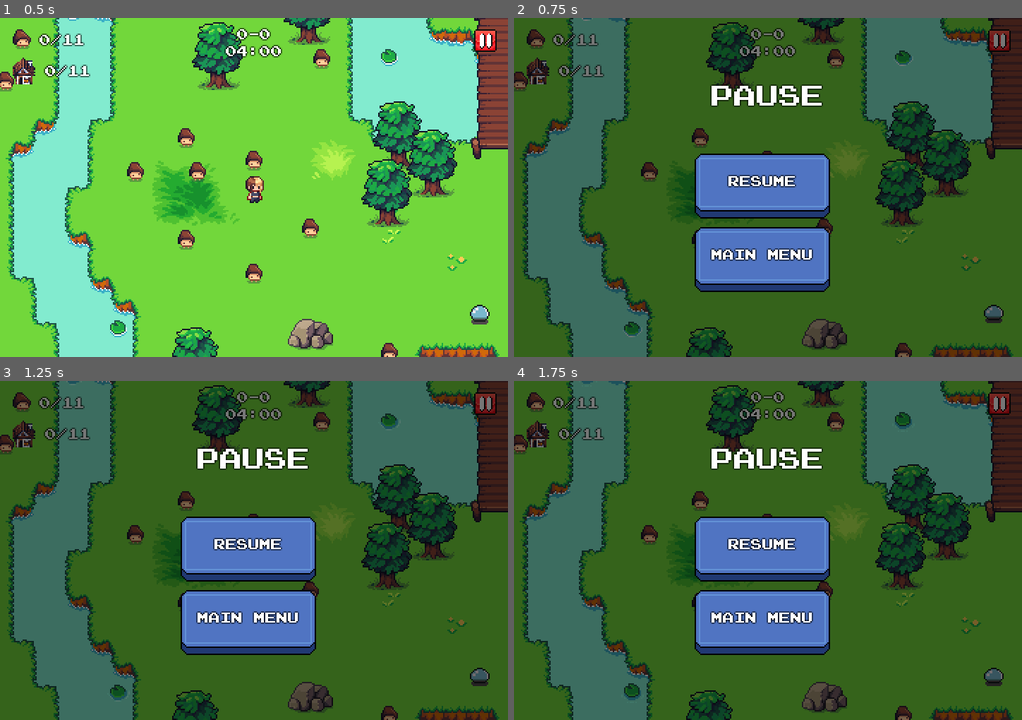
Above: before the commit, frames 1-4 (two rows, left to right).
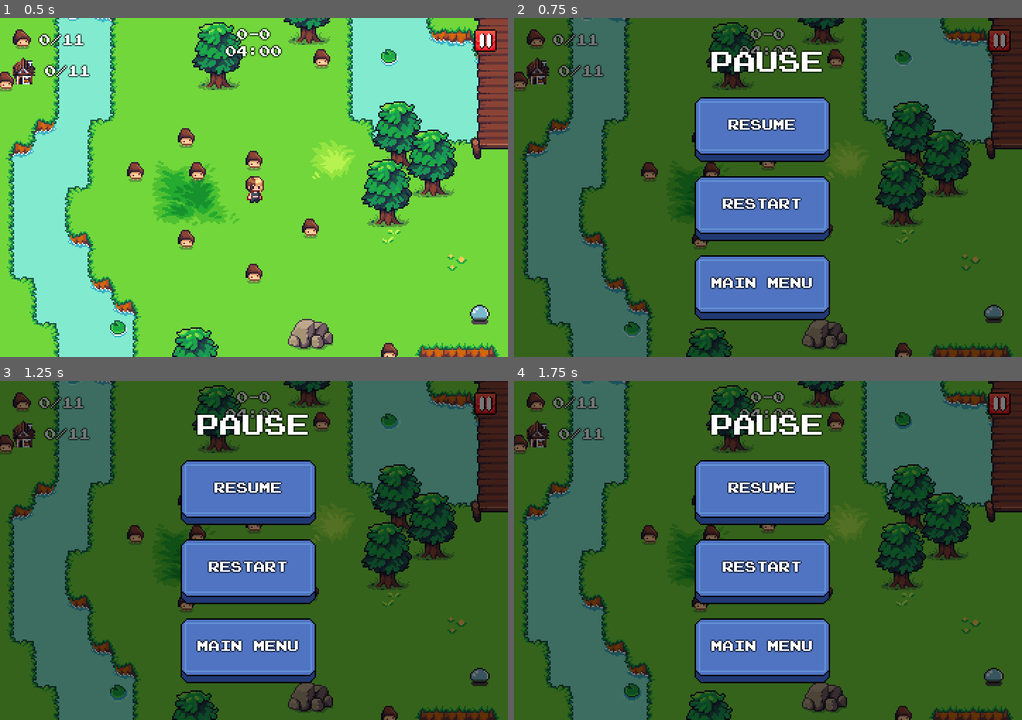
Above: after the commit, the same moments.

Repository: dmitrii-eremin/watch-your-step
Game: Godot game, scene res://scenes/world_scene.tscn
The game is run twice, just before and just after one commit, with the same random seed, the same clock (stepped at 60 frames per second) and the same inputs. This scene is started directly instead of the project's main scene. Sound files missing from this copy of the repository are replaced by a short silence.
Inputs (mouse positions are in pixels of both pictures, inside the frame that each line leads up to):
- Up to frame 1 (0.5 s): no input
- Up to frame 2 (0.75 s): click (1001, 41) at 0.5 s
- Up to frame 3 (1.25 s): no input
- Up to frame 4 (1.75 s): tap Enter (ui_accept) at 1.25, 1.52 s; move the mouse to (879, 533) at 1.27 s; hold Right (go_right) from 1.28 s (still down); hold F7 (look_at_whole_world) from 1.28 s (still down); click (879, 533) at 1.42 s

Frame 1 is identical in both runs. In frame 2, 16% of the frame differs, in the area x 35-63%, y 9-90%; in frame 3, 16%; in frame 4, 16%.
Error in both runs: Trying to assign value of type 'Nil' to a variable of type 'String'. (res://scenes/world_scene.gd:20)

Commit message:
added "restart" button

Diff:
--- a/lang.csv
+++ b/lang.csv
@@ -7,7 +7,8 @@
 MENU_AUTHORS_CONTENT,"Code and Idea:\n    Arctic Code Games\n\nArt and Music:\n    Free\n\nThanks for playing!\nI hope  …(269 unchanged characters)…
 MENU_SECRET_NPC,"I am not ready yet\nCome back later.","Я еще не готов,\nвозвращайся позже.","En ole vielä valmis,\nTule takaisin myöhemmin."
 PAUSE_TITLE,"PAUSE","ПАУЗА","TAUKO"
-PAUSE_RESUME,"RESUME","ПРОДОЛЖИТЬ","Jatka"
+PAUSE_RESUME,"RESUME","ПРОДОЛЖИТЬ","JATKA"
+PAUSE_RESTART,"RESTART","ЗАНОВО","UUDESTAAN"
 PAUSE_MAIN_MENU,"MAIN MENU","МЕНЮ","PÄÄVALIKKO"
 MUSHROOM_MOM_MESSAGE,"Oh no, all my\nmushrooms\nare lost. Could you\nplease help me\nto find them?","О нет, все мои\nгрибочки потерялись!\nТы поможешь мне\nнайти их?","Voi ei, minun kaikki\nsienet ovat hävinneet,\nvoisitko auttaa minua\netsimään niitä?"
 LEVEL_COMPLETED_COLLECTED,"Collected:","Собрано:","Kerätty:"
--- a/scenes/hud.gd
+++ b/scenes/hud.gd
@@ -79,3 +79,6 @@
 		total += score.total
 	var total_s: String = ("%d" % [total]) if _scores.is_game_completed() else "??"
 	_overall_mushrooms_label.text = "%d/%s" % [collected, total_s]
+
+func _on_pause_menu_on_restart() -> void:
+	Transition.change_scene(Globals.LEVELS[Globals.current_level].path)
--- a/scenes/hud.tscn
+++ b/scenes/hud.tscn
@@ -111,5 +111,6 @@
 text = "12/43"
 label_settings = ExtResource("3_5ysmq")
 
+[connection signal="on_restart" from="PauseMenu" to="." method="_on_pause_menu_on_restart"]
 [connection signal="pressed" from="MarginContainer/Control/PauseButton" to="." method="_on_pause_button_pressed"]
 [connection signal="time_is_out" from="MarginContainer/Control/VBoxContainer/Clock" to="." method="_on_clock_time_is_out"]
--- a/scenes/ui/pause_menu.gd
+++ b/scenes/ui/pause_menu.gd
@@ -1,6 +1,7 @@
 extends CanvasLayer
 
 signal on_resume()
+signal on_restart()
 
 func pause() -> void:
 	SoundsManager.play_select_sound()
@@ -26,3 +27,9 @@
 	get_tree().paused = false
 	hide()
 	on_resume.emit()
+
+func _on_restart_button_pressed() -> void:
+	SoundsManager.play_select_sound()
+	get_tree().paused = false
+	hide()
+	on_restart.emit()
--- a/scenes/ui/pause_menu.tscn
+++ b/scenes/ui/pause_menu.tscn
@@ -20,8 +20,8 @@
 [node name="Label" type="Label" parent="."]
 anchors_preset = 10
 anchor_right = 1.0
-offset_top = 48.0
-offset_bottom = 64.0
+offset_top = 24.0
+offset_bottom = 40.0
 grow_horizontal = 2
 size_flags_horizontal = 3
 text = "PAUSE_TITLE"
@@ -34,9 +34,9 @@
 anchor_right = 0.0
 anchor_bottom = 0.0
 offset_left = 128.0
-offset_top = 96.0
+offset_top = 56.0
 offset_right = 224.0
-offset_bottom = 144.0
+offset_bottom = 104.0
 grow_horizontal = 1
 grow_vertical = 1
 title = "PAUSE_RESUME"
@@ -47,12 +47,26 @@
 anchor_right = 0.0
 anchor_bottom = 0.0
 offset_left = 128.0
-offset_top = 148.0
+offset_top = 168.0
 offset_right = 224.0
-offset_bottom = 196.0
+offset_bottom = 216.0
 grow_horizontal = 1
 grow_vertical = 1
 title = "PAUSE_MAIN_MENU"
 
+[node name="RestartButton" parent="." instance=ExtResource("3_f6eus")]
+z_index = 200
+anchors_preset = 0
+anchor_right = 0.0
+anchor_bottom = 0.0
+offset_left = 128.0
+offset_top = 112.0
+offset_right = 224.0
+offset_bottom = 160.0
+grow_horizontal = 1
+grow_vertical = 1
+title = "PAUSE_RESTART"
+
 [connection signal="pressed" from="ResumeGameButton" to="." method="_on_resume_button_pressed"]
 [connection signal="pressed" from="MainMenuGameButton" to="." method="_on_main_menu_button_pressed"]
+[connection signal="pressed" from="RestartButton" to="." method="_on_restart_button_pressed"]
